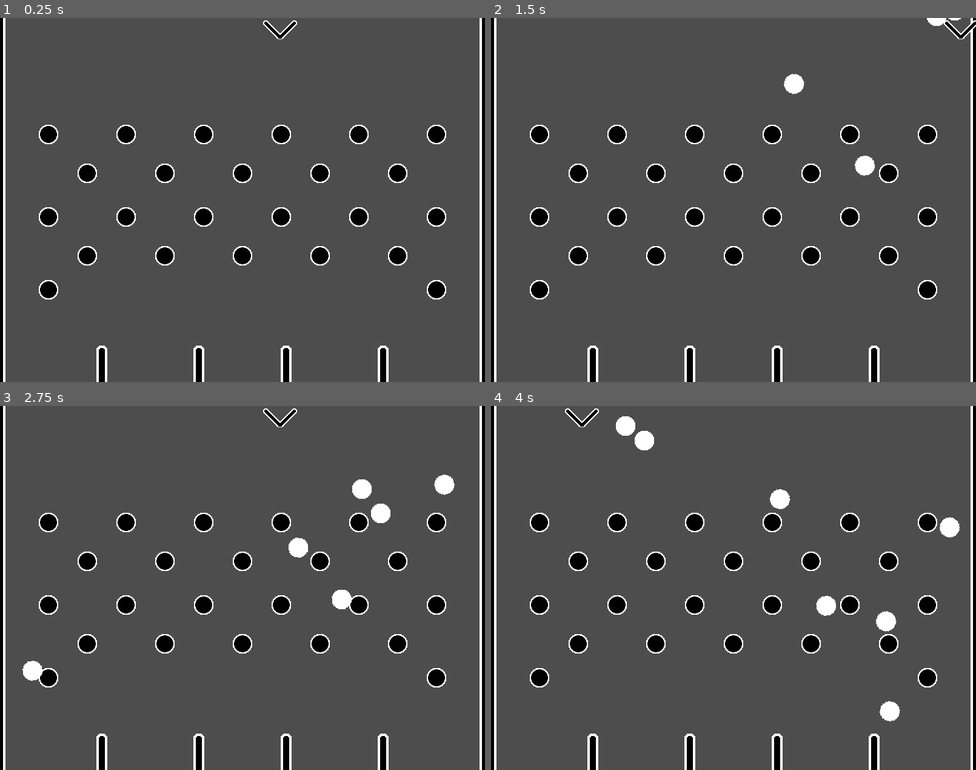
Above: before the commit, frames 1-4 (two rows, left to right).
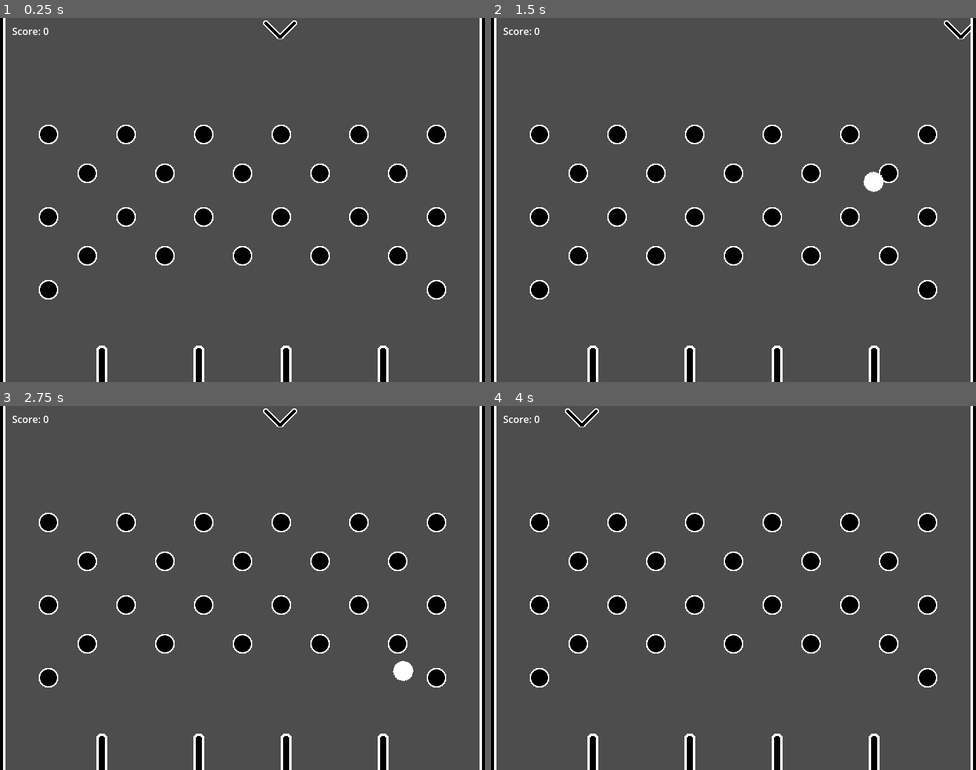
Above: after the commit, the same moments.

Repository: jakoofficial/Pachink
Game: Godot game, scene res://Scenes/board.tscn
Same seed, same stepped clock (60 frames per second), same inputs: the game is played once before the commit and once after it.
Inputs:
- Up to frame 1 (0.25 s): no input
- Up to frame 2 (1.5 s): tap Space (drop_ball) at 0.6, 1.35 s
- Up to frame 3 (2.75 s): tap Space (drop_ball) at 2.1 s
- Up to frame 4 (4 s): tap Space (drop_ball) at 2.85, 3.6 s

The runs differ from the first frame. In frame 1, less than 0.1% of the frame differs, in the area x 2-10%, y 2-5%; in frame 2, 0.7%; in frame 3, 1.3%; in frame 4, 1.3%, in the area x 2-97%, y 2-87%.

Commit message:
started work on the GUI to display the score and ball amount. - Added new scripts

Diff:
--- /dev/null
+++ b/Nodes/gui.tscn
@@ -0,0 +1,18 @@
+[gd_scene format=3 uid="uid://bk86wlashke5x"]
+
+[node name="GUI" type="Control"]
+layout_mode = 3
+anchors_preset = 15
+anchor_right = 1.0
+anchor_bottom = 1.0
+grow_horizontal = 2
+grow_vertical = 2
+
+[node name="ScoreText" type="Label" parent="."]
+layout_mode = 0
+offset_left = 20.0
+offset_top = 10.0
+offset_right = 81.0
+offset_bottom = 33.0
+text = "Score: 0"
+vertical_alignment = 1
--- a/Nodes/pin.tscn
+++ b/Nodes/pin.tscn
@@ -6,7 +6,7 @@
 [sub_resource type="CircleShape2D" id="CircleShape2D_5mbhu"]
 radius = 16.0
 
-[node name="pin" type="StaticBody2D"]
+[node name="Pin" type="StaticBody2D"]
 physics_material_override = ExtResource("1_enw3x")
 
 [node name="CollisionShape2D" type="CollisionShape2D" parent="."]
--- /dev/null
+++ b/Nodes/point_area.tscn
@@ -0,0 +1,14 @@
+[gd_scene load_steps=3 format=3 uid="uid://gc7mtqfom5tm"]
+
+[ext_resource type="Script" path="res://Scripts/point_area.gd" id="1_ghksd"]
+
+[sub_resource type="RectangleShape2D" id="RectangleShape2D_djhc4"]
+size = Vector2(128, 20)
+
+[node name="PointArea" type="Area2D"]
+script = ExtResource("1_ghksd")
+
+[node name="CollisionShape2D" type="CollisionShape2D" parent="."]
+shape = SubResource("RectangleShape2D_djhc4")
+
+[connection signal="body_entered" from="." to="." method="_on_body_entered"]
--- a/Scenes/board.tscn
+++ b/Scenes/board.tscn
@@ -1,10 +1,16 @@
-[gd_scene load_steps=4 format=3 uid="uid://biyv1i7n0r816"]
+[gd_scene load_steps=6 format=3 uid="uid://biyv1i7n0r816"]
 
 [ext_resource type="PackedScene" uid="uid://b7i7o2yydbqrr" path="res://Nodes/point_barrier.tscn" id="1_dh0si"]
 [ext_resource type="PackedScene" uid="uid://ciarpbfyr7cej" path="res://Nodes/pin.tscn" id="3_ljybg"]
+[ext_resource type="PackedScene" uid="uid://bk86wlashke5x" path="res://Nodes/gui.tscn" id="4_fyud1"]
 [ext_resource type="PackedScene" uid="uid://d1k58arikvty8" path="res://Nodes/indicator.tscn" id="4_jnwh5"]
+[ext_resource type="PackedScene" uid="uid://gc7mtqfom5tm" path="res://Nodes/point_area.tscn" id="5_plc3f"]
 
 [node name="Board" type="Node2D"]
+
+[node name="Indicator" parent="." instance=ExtResource("4_jnwh5")]
+position = Vector2(400, 20)
+move_speed = 2.5
 
 [node name="Barriers" type="Node2D" parent="."]
 position = Vector2(0, 40)
@@ -110,6 +116,12 @@
 [node name="pin13" parent="pins_row2" instance=ExtResource("3_ljybg")]
 position = Vector2(768, 312)
 
-[node name="Indicator" parent="." instance=ExtResource("4_jnwh5")]
-position = Vector2(400, 20)
-move_speed = 2.5
+[node name="CanvasLayer" type="CanvasLayer" parent="."]
+
+[node name="GUI" parent="CanvasLayer" instance=ExtResource("4_fyud1")]
+
+[node name="ScoreArea" type="Node2D" parent="."]
+
+[node name="PointArea" parent="ScoreArea" instance=ExtResource("5_plc3f")]
+position = Vector2(84, 608)
+scale = Vector2(1.2, 1)
--- a/Scripts/Indicator.gd
+++ b/Scripts/Indicator.gd
@@ -5,7 +5,6 @@
 @onready var ball = preload("res://Nodes/ball.tscn")
 @onready var spawner = $Spawner
 @onready var sprite = $Sprite2D as Sprite2D
-var canSpawn:bool = true
 
 var viewport_size = Vector2(0, 0)
 func _ready() -> void:
@@ -13,13 +12,17 @@
 	print(viewport_size)
 
 func _input(event: InputEvent) -> void:
-	if event.is_action("drop_ball"):
+	if event.is_action("drop_ball") and Manager.canSpawn:
+		# Drop a ball
 		var ball_inst = ball.instantiate() as RigidBody2D
 		ball_inst.global_position = Vector2(spawner.global_position.x, spawner.global_position.y)
 		get_tree().root.add_child(ball_inst)
+		Manager.canSpawn = false
 
 func _physics_process(delta: float) -> void:
 	var posX = self.global_position.x
+	#Bounce Indicator at the edge of the viewport
 	if posX > viewport_size.x - (sprite.texture.get_width() / 2) or posX < 0 + (sprite.texture.get_width()/2):
 		move_speed = -move_speed
+	# Move Indicator
 	self.global_position.x += move_speed * 100 * delta
--- a/Scripts/Manager.gd
+++ b/Scripts/Manager.gd
@@ -1,4 +1,9 @@
 extends Node
+
+var score: int = 0
+var balls_left: int = 5
+var canSpawn:bool = true
+
 
 func _input(event: InputEvent) -> void:
 	if event.is_action_pressed("quit"):
--- /dev/null
+++ b/Scripts/point_area.gd
@@ -0,0 +1,9 @@
+extends Area2D
+
+@export var points: int = 10
+
+func _on_body_entered(body: Node2D) -> void:
+	if body.is_in_group("Ball"):
+		Manager.score += points
+		Manager.balls_left -= 1
+		Manager.canSpawn = true
